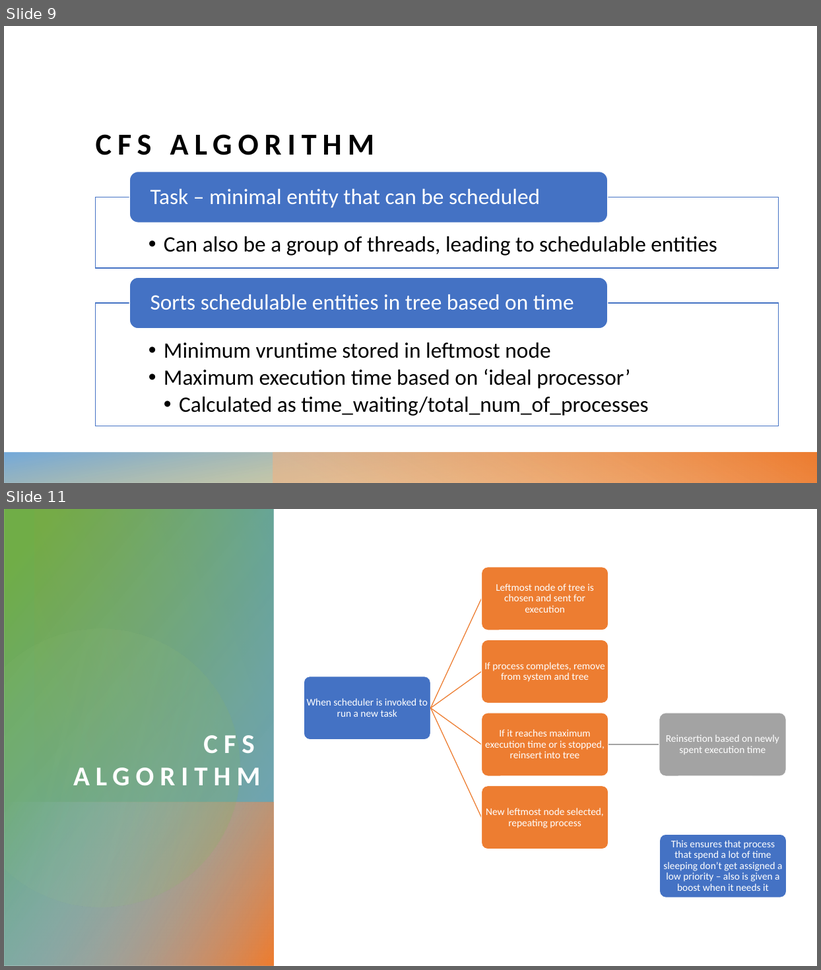
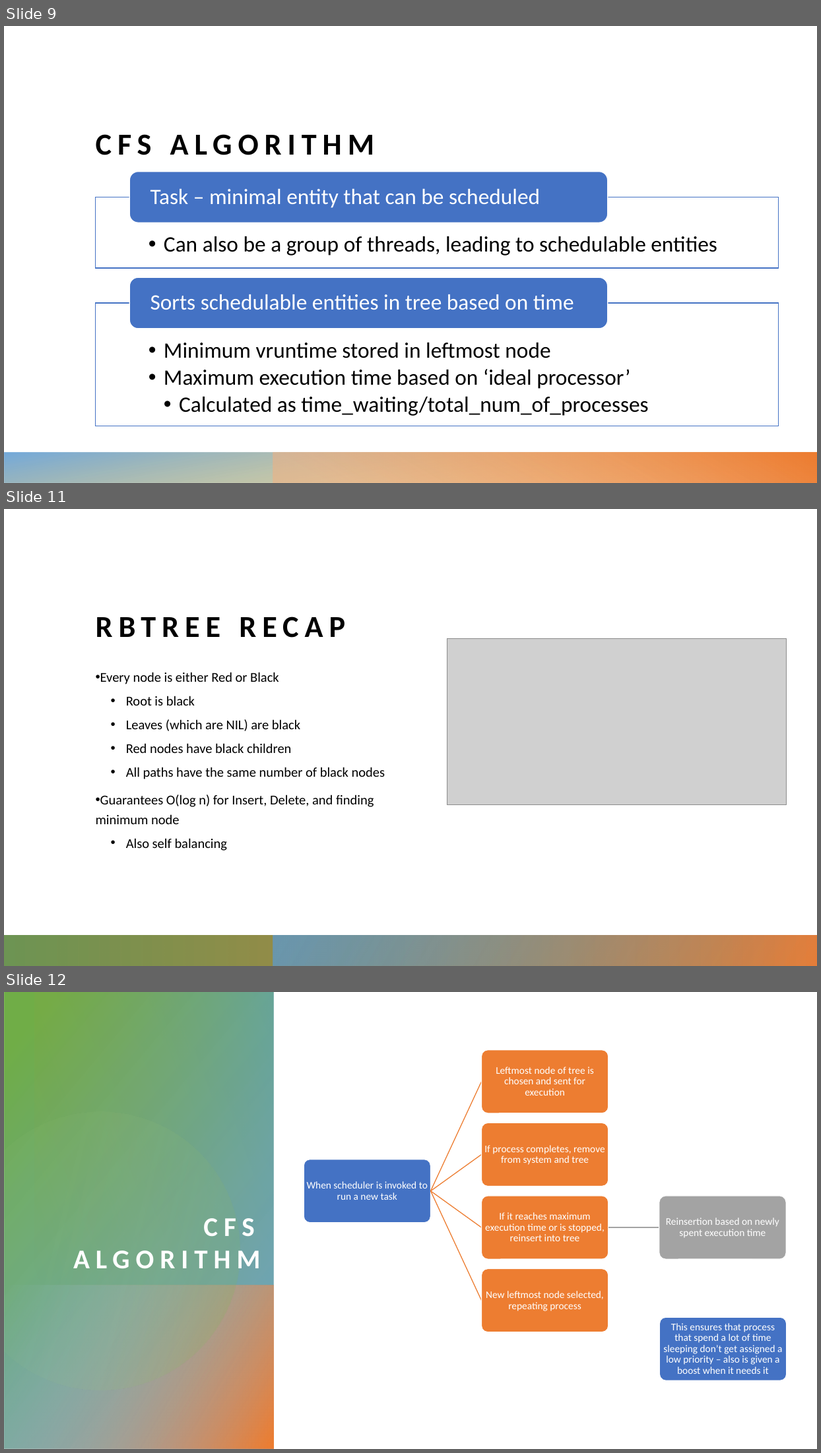
Before and after one commit to nathandekeyrel/os-final-proj, a slide deck: presentation/OS Final Presentation.pptx. Shown one above the other, each under a label of ours: slides 9 and 11 before the commit, slides 9, 11 and 12 after it; the slides between them are not shown. The pictures are 821x970 and 821x1453 pixels, drawn with LibreOffice and Linux fonts; fonts in the diff are those of the drawing; grey boxes stand for pictures. Boxes give left, top, right and bottom in pixels: in the first picture for what was removed or moved away, otherwise in the second. Text is boxed around its words. In the diff, an @@ line names an element or a change of style, - is before the commit and + after.

```diff
--- a/presentation/OS Final Presentation.pptx
+++ b/presentation/OS Final Presentation.pptx
@@ slide 11 added at <box>4,509,817,966</box>, background #FFFFFF; not listed: 2 template elements that a slide beside it also shows @@
@@ rectangle added at <box>4,509,817,966</box>, fill #FFFFFF @@
@@ title added at <box>96,617,345,638</box>, 36 pt, text #000000, bold @@
+RBTREE RECAP
@@ picture added at <box>448,639,787,805</box> @@
@@ text added at <box>96,672,385,851</box>, 16 pt, text #000000 @@
+• Every node is either Red or Black
+  • Root is black
+  • Leaves (which are NIL) are black
+  • Red nodes have black children
+  • All paths have the same number of black nodes
+• Guarantees O(log n) for Insert, Delete, and finding minimum node
+  • Also self balancing
@@ rectangle added at <box>4,936,817,966</box>, fill gradient #CF9B00 to #5B9BD5 @@
@@ rectangle added at <box>4,936,817,966</box>, fill gradient #ED7D31 to #548235 @@
@@ rectangle added at <box>274,936,817,966</box>, fill gradient #F4B183 to #ED7D31 @@
@@ rectangle added at <box>274,936,817,966</box>, fill gradient #5B9BD5 @@
@@ what was slide 11 is now slide 12 @@
```
Also in this commit, not shown: 7 slides changed, 1 other slide added, 3 slides removed, 11 other files.
